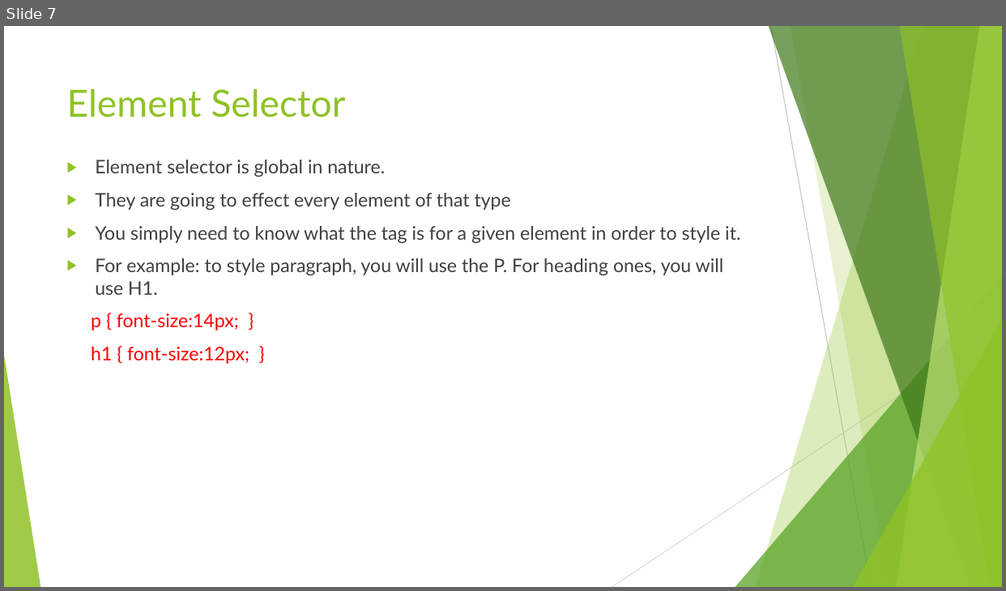
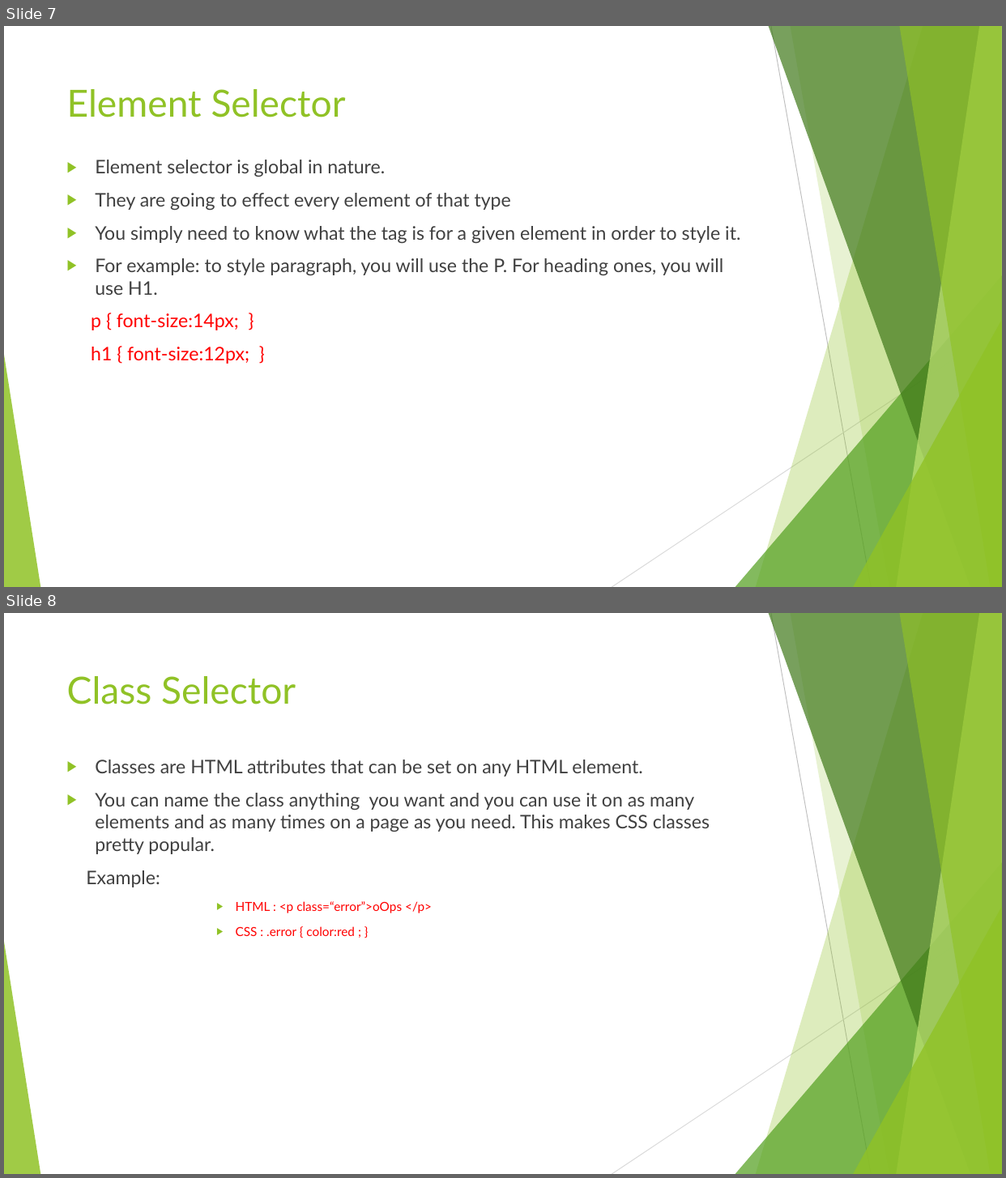
Before and after one commit to anumsh/Introduction-To-CSS, a slide deck: Introduction-to-CSS.pptx. Shown one above the other, each under a label of ours: slide 7 before the commit, slides 7 and 8 after it. The pictures are 1006x591 and 1006x1178 pixels, drawn with LibreOffice and Linux fonts; fonts in the diff are those of the drawing. Boxes give left, top, right and bottom in pixels: in the first picture for what was removed or moved away, otherwise in the second. Text is boxed around its words. In the diff, an @@ line names an element or a change of style, - is before the commit and + after.

Commit message:
feat: Class selector

```diff
--- a/Introduction-to-CSS.pptx
+++ b/Introduction-to-CSS.pptx
@@ slide 8 added at [4,613,1002,1174], background #FFFFFF; not listed: 10 template elements that a slide beside it also shows @@
@@ title added at [67,676,296,705], 36 pt, text #90C226 @@
+Class Selector
@@ text added at [86,760,710,936], 18 pt, text #404040 @@
+▶ Classes are HTML attributes that can be set on any HTML element.
+▶ You can name the class anything you want and you can use it on as many elements and as many times on a page as you need. This makes CSS classes pretty popular.
+Example:
+        ▶ HTML : <p class=“error”>oOps </p>
+        ▶ CSS : .error { color:red ; }
```
